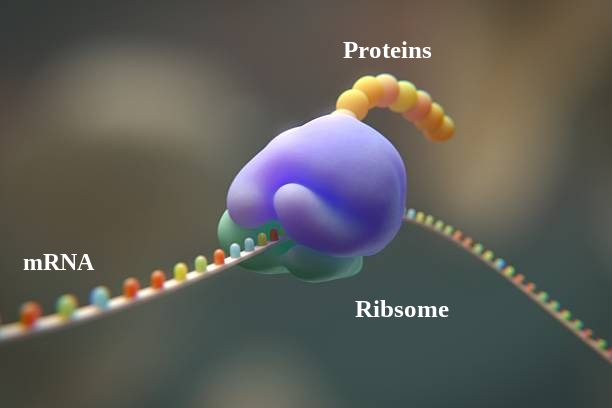
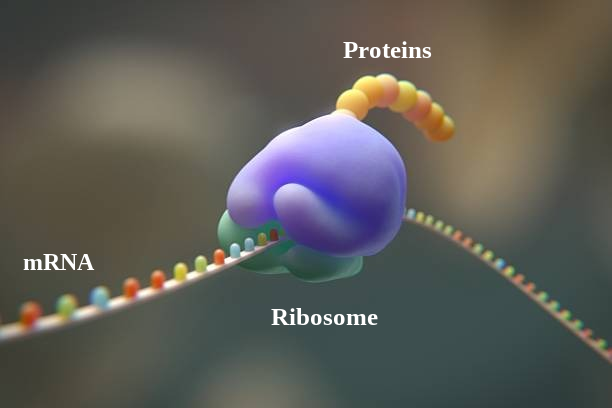
Revision of a layered (612, 408) image; what changed, layer by layer:
removed layer "Ribsome" over [355,300,449,317]
added layer "Ribosome" above "translation-of-mrna-into-protein-by-ribosome.jpg" over [271,308,378,325]